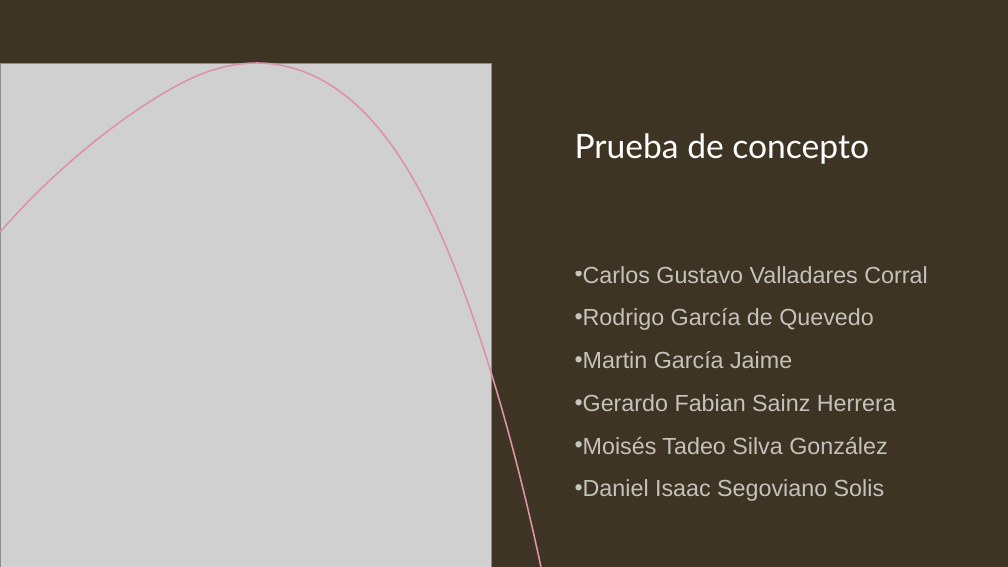
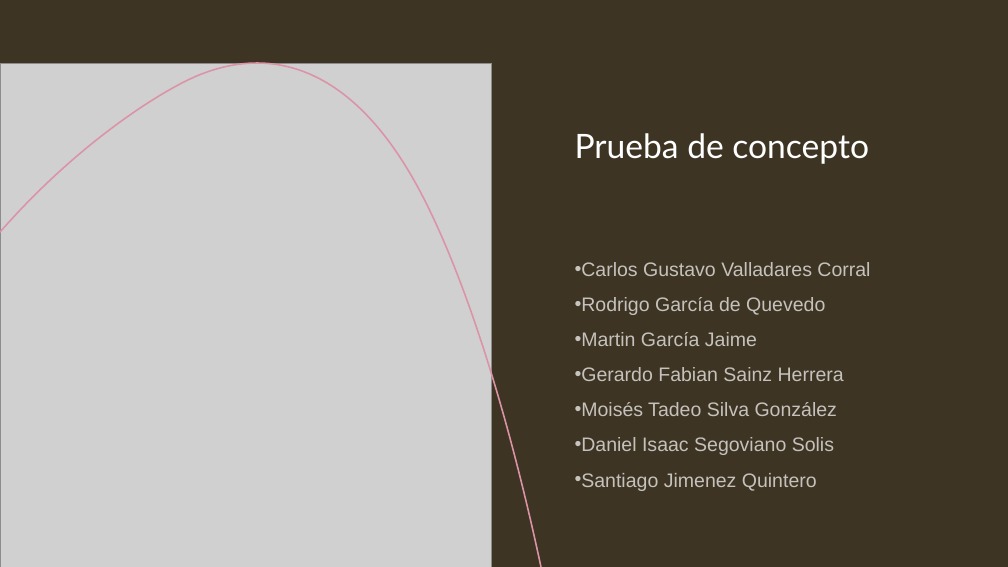
Before and after one commit to BlackcreatorX/ProyectoAutogestion, a slide deck: slide 1 of Documentacion/One page.pptx. Drawn at 1008x567 pixels with LibreOffice and Linux fonts; fonts in the diff are those of the drawing; grey boxes stand for pictures. Boxes give left, top, right and bottom in pixels: in the first picture for what was removed or moved away, otherwise in the second. Text is boxed around its words. In the diff, an @@ line names an element or a change of style, - is before the commit and + after.

```diff
--- a/Documentacion/One page.pptx
+++ b/Documentacion/One page.pptx
@@ subtitle at box(581, 262, 870, 455): size 22.2 to 18.6 pt in "Carlos Gustavo Valladares Corral", "Rodrigo García de Quevedo", "Martin García Jaime", "Gerardo Fabian Sainz Herrera" and 2 more places; line spacing 1.15 to 1.05 @@
@@ subtitle at box(581, 473, 817, 491): paragraph added @@
+• Santiago Jimenez Quintero
```
Also in this commit, not shown: 1 other slide changed, 4 other files.
